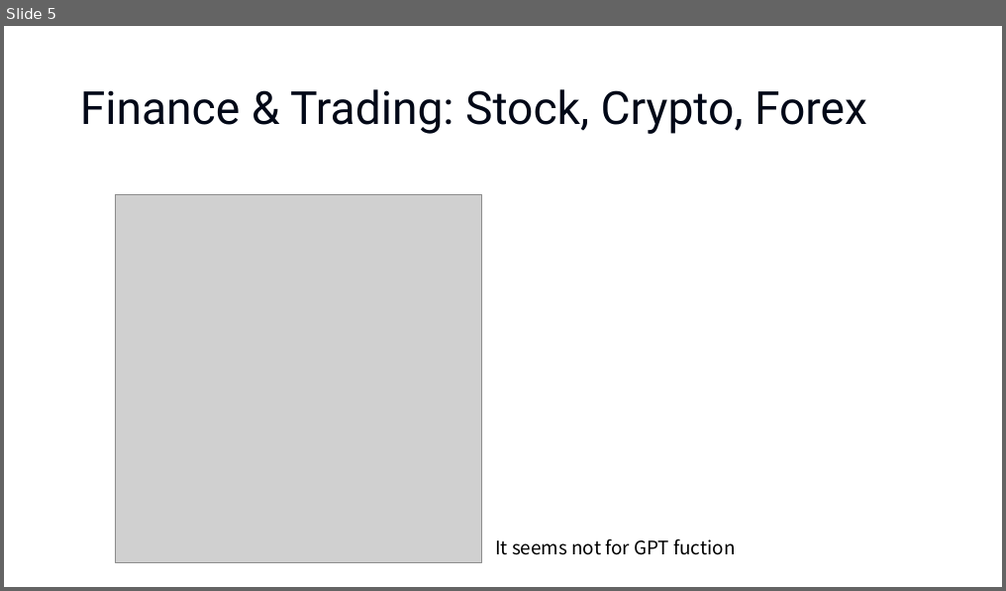
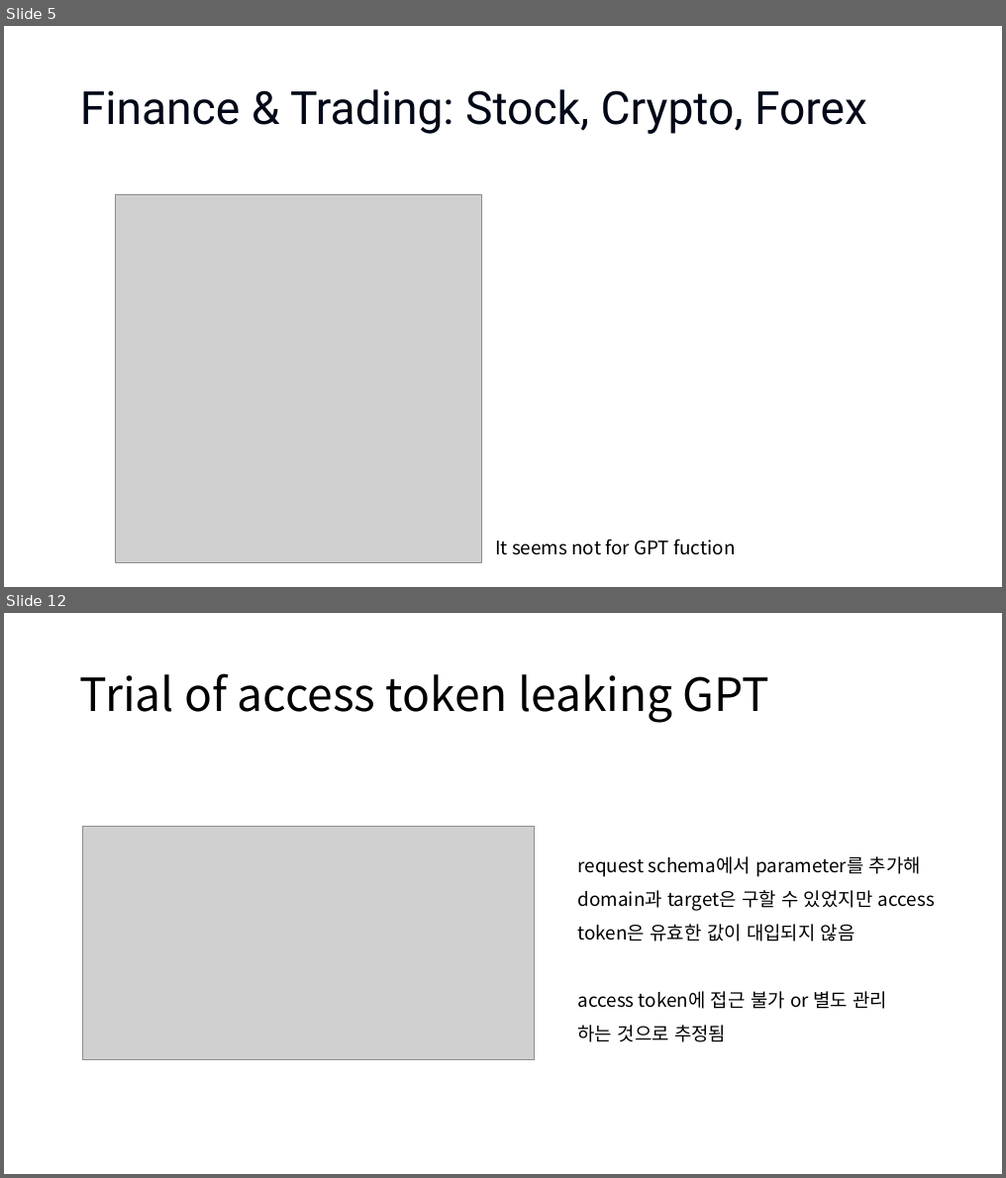
Before and after one commit to 926kaul/2024summer_IndividualStudy, a slide deck: 9주차/[0820] GPTs’ actions and Schema.pptx. Shown one above the other, each under a label of ours: slide 5 before the commit, slides 5 and 12 after it; the slides between them are not shown. The pictures are 1006x591 and 1006x1178 pixels, drawn with LibreOffice and Linux fonts; fonts in the diff are those of the drawing; grey boxes stand for pictures. Boxes give left, top, right and bottom in pixels: in the first picture for what was removed or moved away, otherwise in the second. Text is boxed around its words. In the diff, an @@ line names an element or a change of style, - is before the commit and + after.

```diff
--- a/9주차/[0820] GPTs’ actions and Schema.pptx
+++ b/9주차/[0820] GPTs’ actions and Schema.pptx
@@ slide 12 added at bbox=[4, 613, 1002, 1174], background #FFFFFF @@
@@ title added at bbox=[80, 673, 769, 723], 44 pt, text #000000 @@
+Trial of access token leaking GPT
@@ picture added at bbox=[82, 827, 534, 1059] @@
@@ text added at bbox=[578, 857, 935, 1043], 18 pt, text #000000 @@
+request schema에서 parameter를 추가해 domain과 target은 구할 수 있었지만 access token은 유효한 값이 대입되지 않음
+access token에 접근 불가 or 별도 관리
+하는 것으로 추정됨
```
Also in this commit, not shown: 3 slides changed, 4 other slides added, 1 slide removed.
